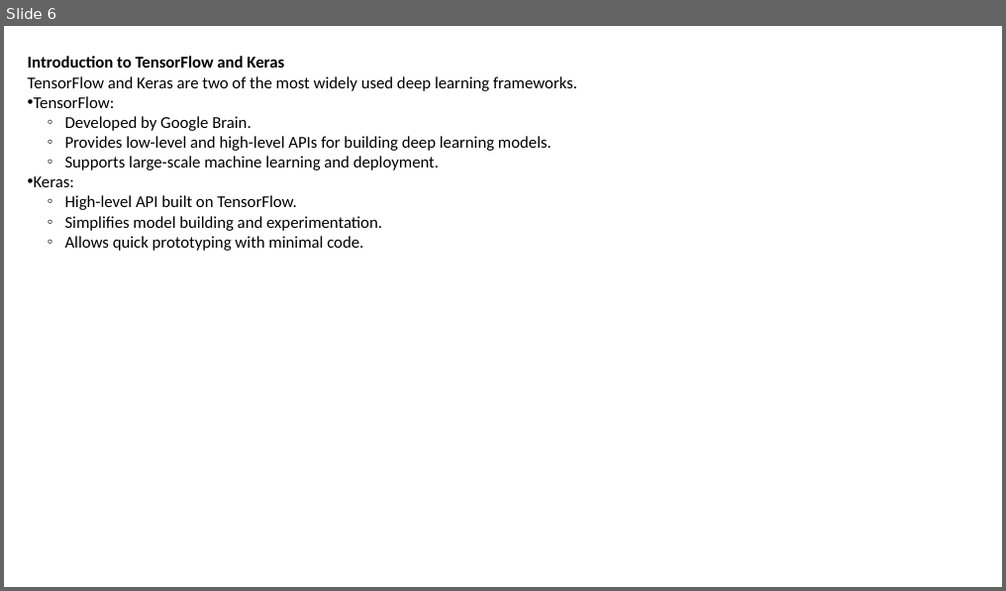
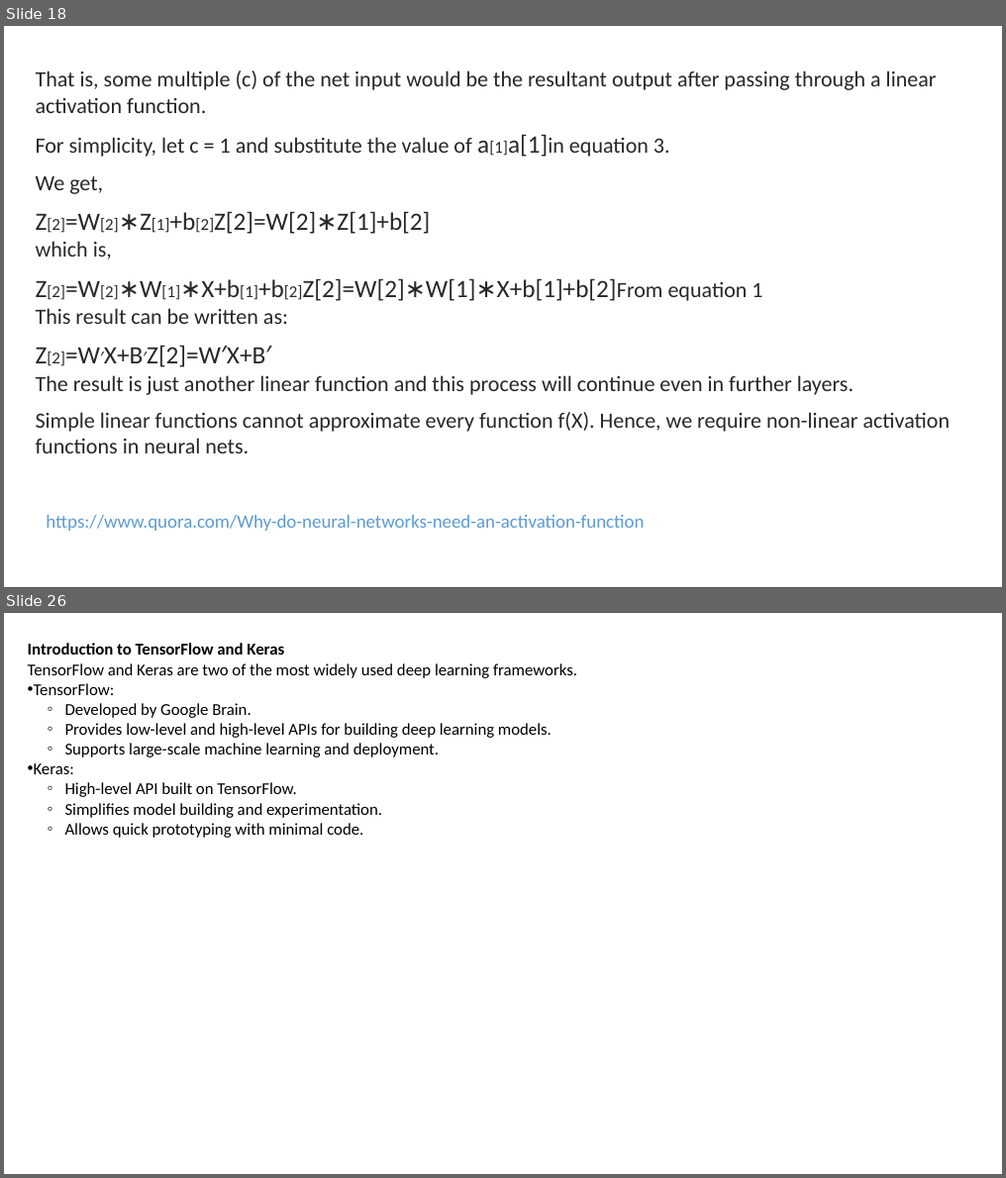
Before and after one commit to shahil04/ds_materials, a slide deck: Deep_learning/deep learning_itvedant.pptx. Shown one above the other, each under a label of ours: slide 6 before the commit, slides 18 and 26 after it; the slides between them are not shown. The pictures are 1006x591 and 1006x1178 pixels, drawn with LibreOffice and Linux fonts; fonts in the diff are those of the drawing. Boxes give left, top, right and bottom in pixels: in the first picture for what was removed or moved away, otherwise in the second. Text is boxed around its words. In the diff, an @@ line names an element or a change of style, - is before the commit and + after.

```diff
--- a/Deep_learning/deep learning_itvedant.pptx
+++ b/Deep_learning/deep learning_itvedant.pptx
@@ slide 18 added at bbox=[4, 26, 1002, 587], background #FFFFFF @@
@@ text added at bbox=[36, 71, 950, 454], 21 pt, text #282829 @@
+That is, some multiple (c) of the net input would be the resultant output after passing through a linear activation function.
+For simplicity, let c = 1 and substitute the value of a[1]a[1]in equation 3.
+We get,
+Z[2]=W[2]∗Z[1]+b[2]Z[2]=W[2]∗Z[1]+b[2]
+which is,
+Z[2]=W[2]∗W[1]∗X+b[1]+b[2]Z[2]=W[2]∗W[1]∗X+b[1]+b[2]From equation 1
+This result can be written as:
+Z[2]=W′X+B′Z[2]=W′X+B′
+The result is just another linear function and this process will continue even in further layers.
+Simple linear functions cannot approximate every function f(X). Hence, we require non-linear activation functions in neural nets.
@@ text added at bbox=[46, 515, 644, 531], 18 pt, text #5B9BD5 @@
+https://www.quora.com/Why-do-neural-networks-need-an-activation-function
@@ what was slide 6 is now slide 26 @@
```
Also in this commit, not shown: 6 slides changed, 18 other slides added, 31 other files.
